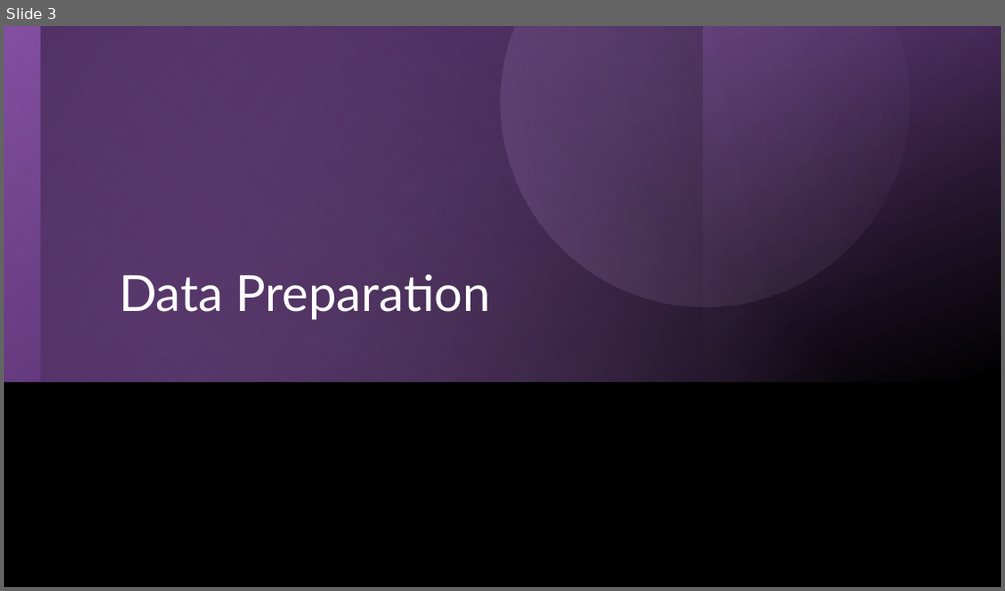
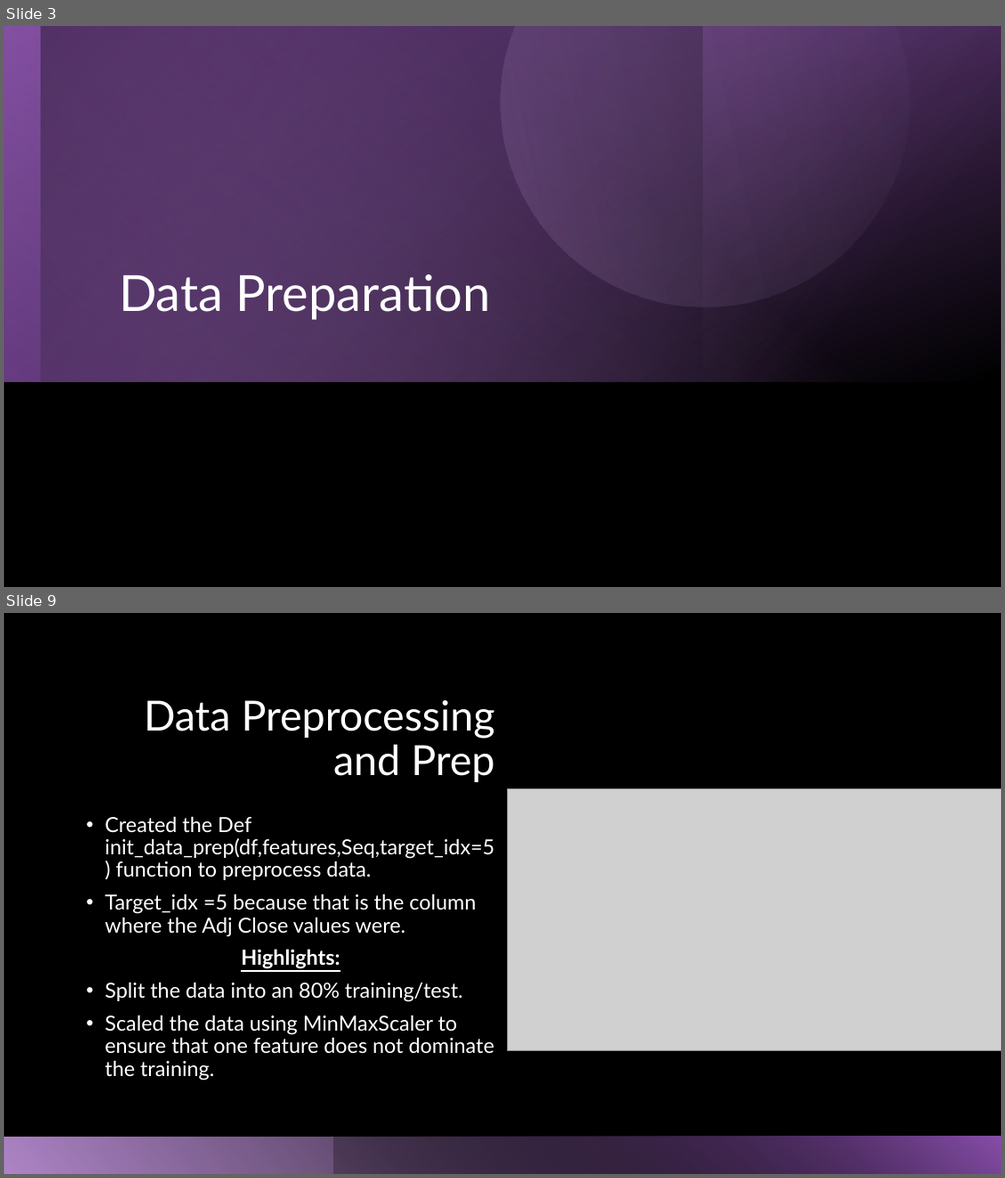
Before and after one commit to jeffmoe/CST_605_Week3, a slide deck: Week3.pptx. Shown one above the other, each under a label of ours: slide 3 before the commit, slides 3 and 9 after it; the slides between them are not shown. The pictures are 1005x591 and 1005x1178 pixels, drawn with LibreOffice and Linux fonts; fonts in the diff are those of the drawing; grey boxes stand for pictures. Boxes give left, top, right and bottom in pixels: in the first picture for what was removed or moved away, otherwise in the second. Text is boxed around its words. In the diff, an @@ line names an element or a change of style, - is before the commit and + after.

```diff
--- a/Week3.pptx
+++ b/Week3.pptx
@@ slide 9 added at [4, 613, 1001, 1174], background #000000 @@
@@ title added at [144, 700, 495, 782], 40 pt, text #FFFFFF @@
+Data Preprocessing and Prep
@@ picture added at [507, 788, 1001, 1051] @@
@@ text added at [105, 816, 494, 1080], 20 pt, text #FFFFFF @@
+• Created the Def init_data_prep(df,features,Seq,target_idx=5) function to preprocess data.
+• Target_idx =5 because that is the column where the Adj Close values were.
+Highlights:
+• Split the data into an 80% training/test.
+• Scaled the data using MinMaxScaler to ensure that one feature does not dominate the training.
@@ rectangle added at [4, 1136, 1001, 1174], fill gradient #AD84C6 to #000000 @@
@@ rectangle added at [334, 1136, 1001, 1174], fill gradient #000000 to #874EA9 @@
```
Also in this commit, not shown: 1 slide changed, 16 other slides added, 1 slide removed, 2 other files.
